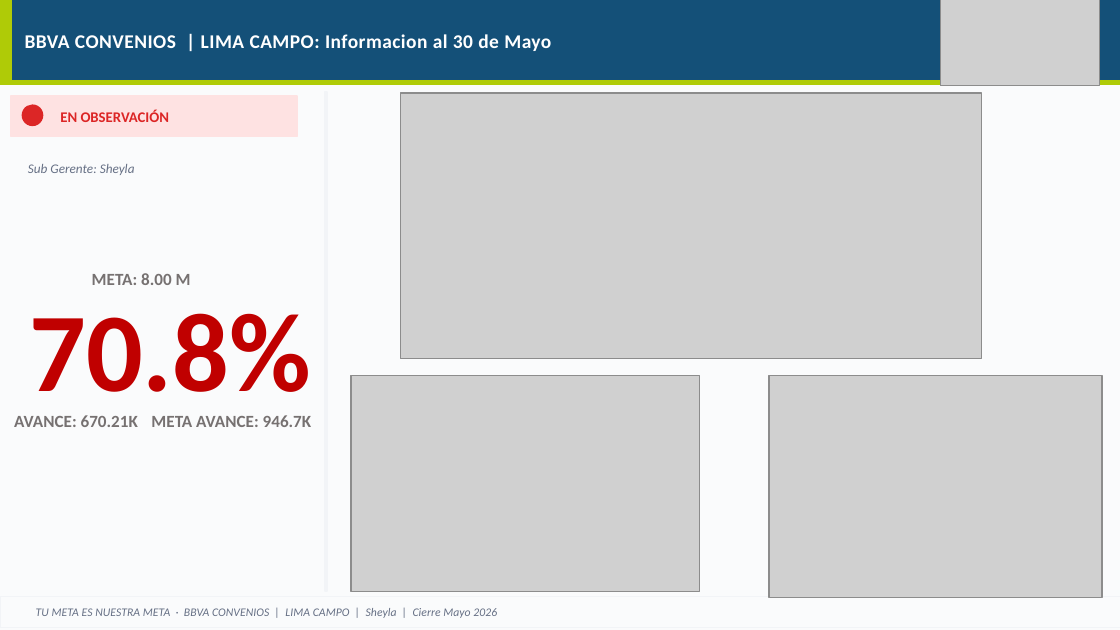
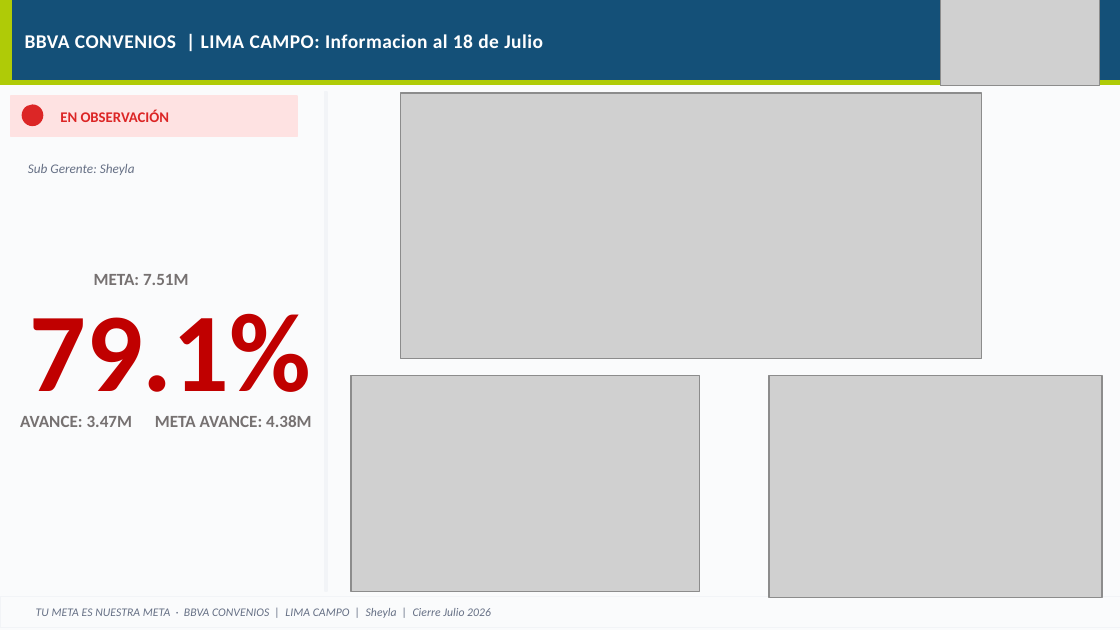
Before and after one commit to piere0405/streamlit_app, a slide deck: slide 32 of plantilla_campanias.pptx (slide 30 before the commit). Drawn at 1120x630 pixels with LibreOffice and Linux fonts; fonts in the diff are those of the drawing; grey boxes stand for pictures. Boxes give left, top, right and bottom in pixels: in the first picture for what was removed or moved away, otherwise in the second. Text is boxed around its words. In the diff, an @@ line names an element or a change of style, - is before the commit and + after.

```diff
--- a/plantilla_campanias.pptx
+++ b/plantilla_campanias.pptx
@@ text at (x1=25, y1=34, x2=543, y2=48): text changed @@
-BBVA CONVENIOS | LIMA CAMPO: Informacion al 30 de Mayo
+BBVA CONVENIOS | LIMA CAMPO: Informacion al 18 de Julio
@@ text at (x1=94, y1=274, x2=189, y2=285): text changed @@
-META: 8.00 M
+META: 7.51M
@@ text at (x1=30, y1=313, x2=312, y2=418): text changed @@
-70.8%
+79.1%
@@ text at (x1=20, y1=416, x2=133, y2=427): text changed @@
-AVANCE: 670.21K
+AVANCE: 3.47M
@@ text at (x1=155, y1=415, x2=312, y2=427): text changed @@
-META AVANCE: 946.7K
+META AVANCE: 4.38M
@@ text at (x1=36, y1=608, x2=491, y2=618): text changed @@
-TU META ES NUESTRA META · BBVA CONVENIOS | LIMA CAMPO | Sheyla | Cierre Mayo 2026
+TU META ES NUESTRA META · BBVA CONVENIOS | LIMA CAMPO | Sheyla | Cierre Julio 2026
```
Also in this commit, not shown: 34 other slides changed, 2 slides removed, 4 other files.
